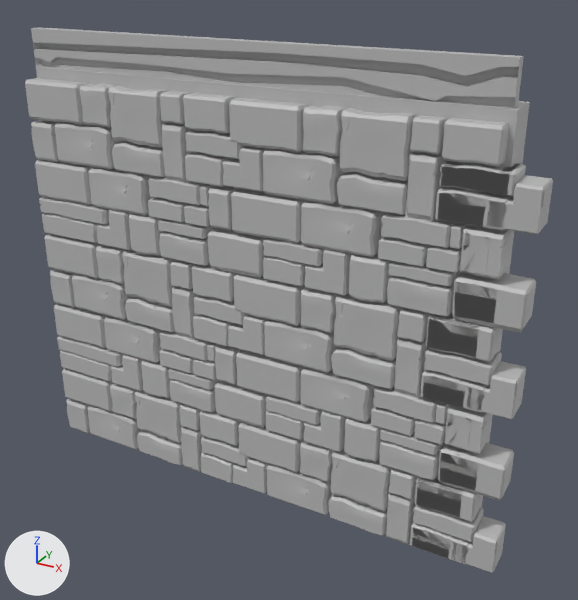
What one commit did to the FBX model Game/Assets/Artfolder/art_julian/Walls/Wall_Lcorner_cut_v3.1.fbx.
Before and after are seen from a camera (50 mm lens) standing at (0.0827, -0.1266, 0.1141) and looking at (0.0083, 0.0087, 0.0465). The lights are fixed; the arrows at lower left show +X, +Y and +Z. Where no turn or scale is listed for an object, it has been applied to the vertices. Vertices at the same position are counted once.

Names of what the first picture shows: 'Wall_model2_2:pCube89'.
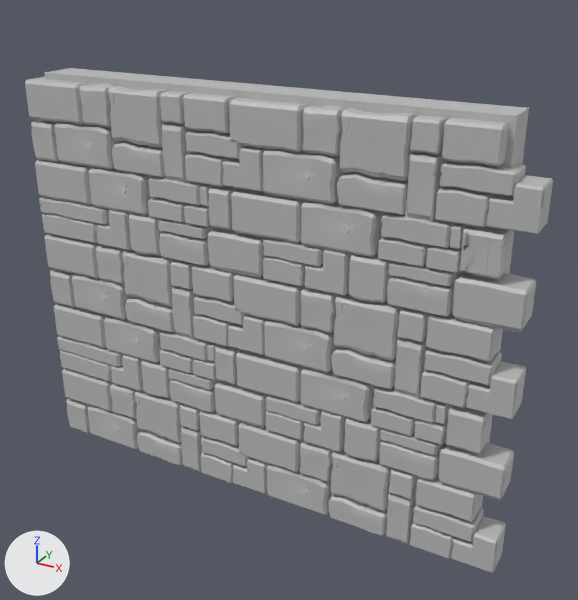
Where the newer file only moved an object's origin or applied its transform, the numbers keep the older frame.

Patch to the scene script:
```diff
--- a/Game/Assets/Artfolder/art_julian/Walls/Wall_Lcorner_cut_v3.1.fbx.py
+++ b/Game/Assets/Artfolder/art_julian/Walls/Wall_Lcorner_cut_v3.1.fbx.py
@@ me_mesh @@
 # used by ob_wall_model2_2_pcube89
-me_mesh.from_pydata(...)  # 11374 vertices, 11472 faces; spans x -0.056..0.056, y -0.0059..0.0059, z -0.0494..0.0494
+me_mesh.from_pydata(...)  # 10596 vertices, 10706 faces; spans x -0.056..0.056, y -0.0059..0.0059, z -0.0494..0.0405
+# me_mesh part 1: 7 loose pieces with 538 vertices, spanning x -0.0555..0.0509, y -0.0056..0.0015, z -0.0486..0.0494, are deleted
+# me_mesh part 2
+# 246 vertices are removed from x -0.0536..0.0507, y -0.0056..0.0059, z -0.0494..0.0415
+# 301 faces are deleted
+# 14 vertices move within x 0.039..0.0428, y -0.0056..0.0015, z 0.0054..0.0321
+# 6 vertices are added at (-0.0525, -0.0021, -0.0494), (-0.0525, -0.0021, 0.0405), (0.0496, -0.0021, 0.0405), (-0.0525, 0.0059, 0.0405), (0.0496, 0.0059, 0.0405), (-0.0525, 0.0059, -0.0494)
+# 54 new faces join them
 me_mesh.materials.append(mat_lambert1)
```

What differs and where, as boxes [x1, y1, x2, y2] in the pictures (578 x 600 px):
'Wall_model2_2:pCube89', reshaped (7% shorter)
    before: [25, 27, 553, 573]
    after: [25, 68, 553, 573]
part 1 of me_mesh, deleted
    before: [31, 27, 524, 564]
part 2 of me_mesh, cut back
    before: [40, 67, 530, 508]
    after: [44, 68, 529, 508]
